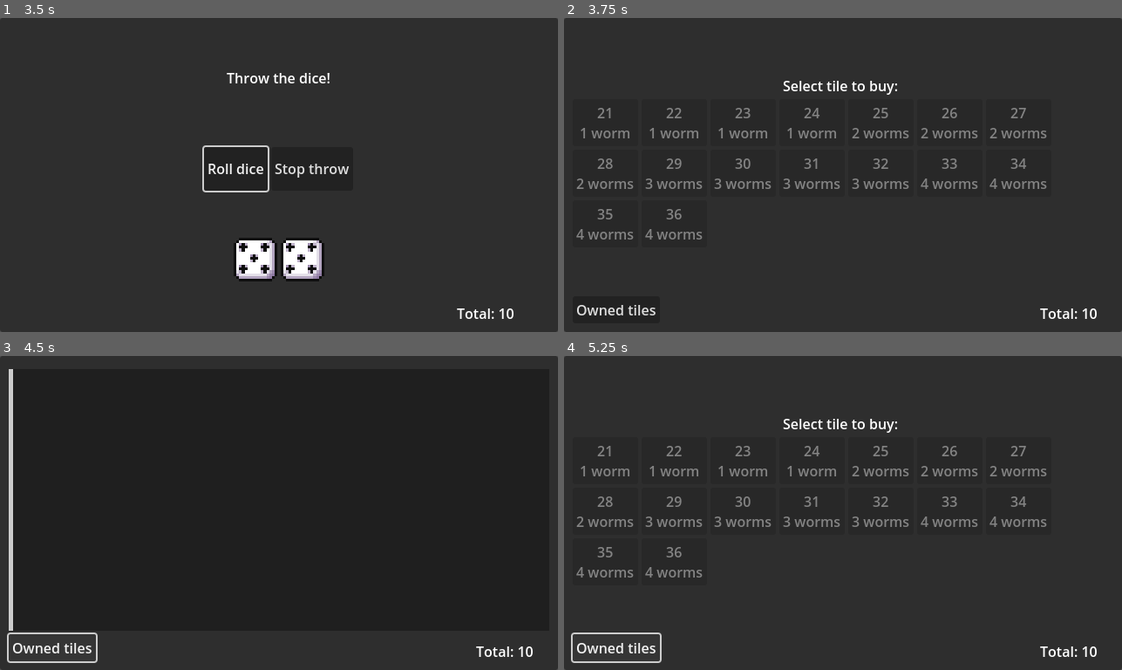
Above: before the commit, frames 1-4 (two rows, left to right).
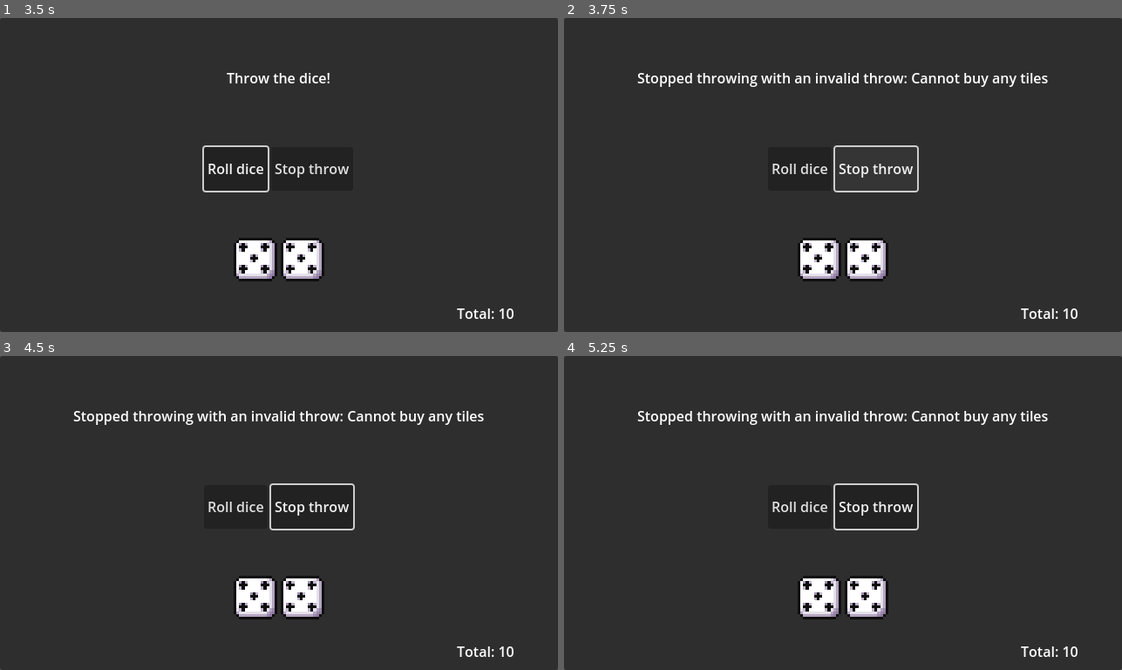
Above: after the commit, the same moments.

Repository: thannicko/Rainworms
Game: Godot game, scene res://Scenes/Game.tscn
Two runs of this game, one before a commit and one after it. Both use one fixed random seed, a clock stepped at 60 frames per second and the inputs below.
Inputs (mouse positions are in pixels of both pictures, inside the frame that each line leads up to):
- Up to frame 1 (3.5 s): click "Roll dice" at 0.5 s; move the mouse to (401, 159) at 1.27 s; click (401, 159) at 1.42 s; tap A at 2, 2.75 s; move the mouse to (167, 190) at 2.02 s; click (167, 190) at 2.17 s; move the mouse to (334, 105) at 2.77 s; click (334, 105) at 2.92 s
- Up to frame 2 (3.75 s): click "Stop throw" at 3.5 s
- Up to frame 3 (4.5 s): click (50, 648) at 4.25 s, where only the run before the commit has a clickable "Owned tiles"
- Up to frame 4 (5.25 s): click (614, 648) at 5 s, where only the run before the commit has a clickable "Owned tiles"

Frame 1 is identical in both runs. In frame 2, 7.2% of the frame differs, in the area x 2-96%, y 17-96%; in frame 3, 4.6%; in frame 4, 7.5%, in the area x 1-96%, y 17-98%.

Commit message:
Add all cases of invalid throw checks

Diff:
--- /dev/null
+++ b/Scripts/DeckController.gd
@@ -0,0 +1,15 @@
+extends Node
+
+var _deck: TileDeck = load("res://Deck.tres")
+
+func available_tiles() -> Array[WormTile]:
+	return _deck.tiles
+
+func remove_tile(tile: WormTile) -> void:
+	_deck.tiles.erase(tile)
+
+func is_enough_for_a_tile(points: int) -> bool:
+	for tile in _deck.tiles:
+		if (tile.cost <= points):
+			return true
+	return false
--- a/Scripts/PlayerController.gd
+++ b/Scripts/PlayerController.gd
@@ -2,6 +2,7 @@
 
 var _players: Array[Player]
 var _active_player: Player
+var _deck: TileDeck = load("res://Deck.tres")
 
 func _ready() -> void:
 	var test_player := Player.new()
--- a/Scripts/SceneChanger.gd
+++ b/Scripts/SceneChanger.gd
@@ -6,7 +6,7 @@
 	_current_scene = get_tree().current_scene
 
 func change_to_scene(scene: PackedScene, data := {}) -> void:
-	print("SceneCHanger ::  Changed to '", scene.resource_path, "' with data ", data)
+	print("SceneChanger ::  Changed to '", scene.resource_path, "' with data ", data)
 	_current_scene.free()
 	var new_scene := scene.instantiate()
 	if new_scene.has_method("initialize"):
--- a/Scripts/TileStore.gd
+++ b/Scripts/TileStore.gd
@@ -7,22 +7,24 @@
 @export var owned_tiles_panel: Panel
 @export var owned_tiles_container: Container
 
-var _deck: TileDeck = load("res://Deck.tres")
+var _available_tiles: Array[WormTile]
 var _player := Player.new()
 
 func initialize(data = {}) -> void:
 	_player = data['player']
 
 func _ready() -> void:
+	_available_tiles = DeckControllerSingleton.available_tiles()
 	prompt_label.text = "Select tile to buy: "
 	_update_total_label()
 	owned_tiles_button.button_down.connect(_show_owned_tiles)
-	for tile in _deck.tiles:
+	for tile in _available_tiles:
 		_spawn_button(tile)
 
 func _tile_bought(tile: WormTile) -> void:
 	prompt_label.text = "Bought tile: " + str(tile.display_details())
 	_player.buy_tile(tile)
+	DeckControllerSingleton.remove_tile(tile)
 	_update_total_label()
 	_disable_all_buttons()
 
--- a/StateMachines/Turn/KeepDiceState.gd
+++ b/StateMachines/Turn/KeepDiceState.gd
@@ -8,15 +8,17 @@
 
 var _keep_dice: int = 0
 var _dice_textures_to_value: Dictionary = {}
+var _dice_side_to_points: Dictionary = {}
 
 func enter(data := {}) -> void:
 	var state_machine := (self._state_machine as TurnStateMachine)
 	_keep_dice = data["dice_value"]
 	_dice_textures_to_value = data["dice_textures"]
+	_dice_side_to_points = state_machine._dice_side_to_points
 	_move_textures_to_keep_container()
 	state_machine._kept_dices[_keep_dice] = state_machine._dices_frequency[_keep_dice]
 	state_machine._nr_dices_left = state_machine._nr_dices_left - state_machine._kept_dices[_keep_dice]
-	state_machine._current_points = _get_sum(state_machine._kept_dices)
+	state_machine._current_points = _get_points_earned(state_machine._kept_dices)
 	total_label.text = "Total: " + str(state_machine._current_points)
 	total_label.show()
 	if state_machine._nr_dices_left <= 0:
@@ -35,8 +37,8 @@
 	for texture in textures_to_remove:
 		texture.queue_free()
 
-func _get_sum(dice_to_nr_of_throws: Dictionary) -> int:
+func _get_points_earned(dice_to_nr_of_throws: Dictionary) -> int:
 	var sum: int = 0
 	for dice in dice_to_nr_of_throws.keys():
-		sum = sum + dice * dice_to_nr_of_throws[dice]
+		sum = sum + _dice_side_to_points[dice] * dice_to_nr_of_throws[dice]
 	return sum
--- a/StateMachines/Turn/StopThrowState.gd
+++ b/StateMachines/Turn/StopThrowState.gd
@@ -5,14 +5,38 @@
 @export var tile_store_scene: PackedScene
 
 var _invalid_thrown: bool
+var _invalid_throw_type
 
 func enter(data := {}) -> void:
-	_invalid_thrown = data["invalid_thrown"]
+	var state_machine := (self._state_machine as TurnStateMachine)
+	_store_incoming_invalid_data(data)
+	_check_invalid_throw_by_no_worm()
+	_check_invalid_throw_by_no_tile()
 	prompt_label.text = "Stopped throwing"
 	if (_invalid_thrown):
-		prompt_label.text += " with an invalid throw"
+		prompt_label.text += " with an invalid throw: "
+		prompt_label.text += state_machine._invalid_throw_type_to_string(_invalid_throw_type)
 	else:
-		var state_machine := (self._state_machine as TurnStateMachine)
 		state_machine._player.points_earned_in_turn = state_machine._current_points
 		dice_container.hide()
-		SceneChangerSingleton.change_to_scene(tile_store_scene, { 'player': state_machine._player })
+		SceneChangerSingleton.change_to_scene(tile_store_scene, {
+			'player': state_machine._player,
+			'deck': PlayerControllerSingleton._deck })
+
+func _store_incoming_invalid_data(data := {}) -> void:
+	_invalid_thrown = data["invalid_thrown"]
+	if (_invalid_thrown):
+		_invalid_throw_type = data["invalid_throw_type"] as TurnStateMachine.InvalidThrowType
+
+func _check_invalid_throw_by_no_worm() -> void:
+	var state_machine := (self._state_machine as TurnStateMachine)
+	if not _invalid_thrown and state_machine._has_no_worms():
+		_invalid_thrown = true
+		_invalid_throw_type = TurnStateMachine.InvalidThrowType.NO_WORM
+
+func _check_invalid_throw_by_no_tile() -> void:
+	var state_machine := (self._state_machine as TurnStateMachine)
+	var can_buy_a_tile: bool = DeckControllerSingleton.is_enough_for_a_tile(state_machine._current_points)
+	if not can_buy_a_tile:
+		_invalid_thrown = true
+		_invalid_throw_type = TurnStateMachine.InvalidThrowType.NO_TILES
--- a/StateMachines/Turn/ThrowingState.gd
+++ b/StateMachines/Turn/ThrowingState.gd
@@ -33,7 +33,9 @@
 	var allowed_dices: Array = state_machine._dices_frequency.keys().filter(
 		func(dice): return _is_allowed_to_keep(dice))
 	if allowed_dices.is_empty():
-		state_machine._change_to_state("StopThrowState", { 'invalid_thrown': true })
+		state_machine._change_to_state("StopThrowState", {
+			'invalid_thrown': true,
+			'invalid_throw_type': TurnStateMachine.InvalidThrowType.NO_DICES })
 		prompt_label.text = "Invalid throw!"
 	else:
 		prompt_label.text = "Click on a dice to keep it"
--- a/StateMachines/Turn/TurnStateMachine.gd
+++ b/StateMachines/Turn/TurnStateMachine.gd
@@ -1,6 +1,8 @@
 class_name TurnStateMachine extends StateMachine
 
 const MaxThrows: int = 8
+const Worm: int = 6
+
 var _nr_dices_left: int = MaxThrows
 var _dices_frequency: Dictionary = {}
 var _kept_dices: Dictionary = {}
@@ -15,3 +17,26 @@
 	5: "res://Assets/dice-five.png",
 	6: "res://Assets/worm.png"
 }
+
+const _dice_side_to_points: Dictionary = {
+	1 : 1,
+	2 : 2,
+	3 : 3,
+	4 : 4,
+	5 : 5,
+	6 : 5, # This is the worm
+}
+
+enum InvalidThrowType { NO_DICES, NO_WORM, NO_TILES }
+
+func _has_no_worms() -> bool:
+	return Worm not in _kept_dices.keys()
+
+func _invalid_throw_type_to_string(type: InvalidThrowType) -> String:
+	if (type == InvalidThrowType.NO_DICES):
+		return "Cannot keep any dices"
+	elif (type == InvalidThrowType.NO_WORM):
+		return "No worm thrown"
+	elif (type == InvalidThrowType.NO_TILES):
+		return "Cannot buy any tiles"
+	return ""
--- a/project.godot
+++ b/project.godot
@@ -19,6 +19,7 @@
 
 PlayerControllerSingleton="*res://Scripts/PlayerController.gd"
 SceneChangerSingleton="*res://Scripts/SceneChanger.gd"
+DeckControllerSingleton="*res://Scripts/DeckController.gd"
 
 [display]
 
